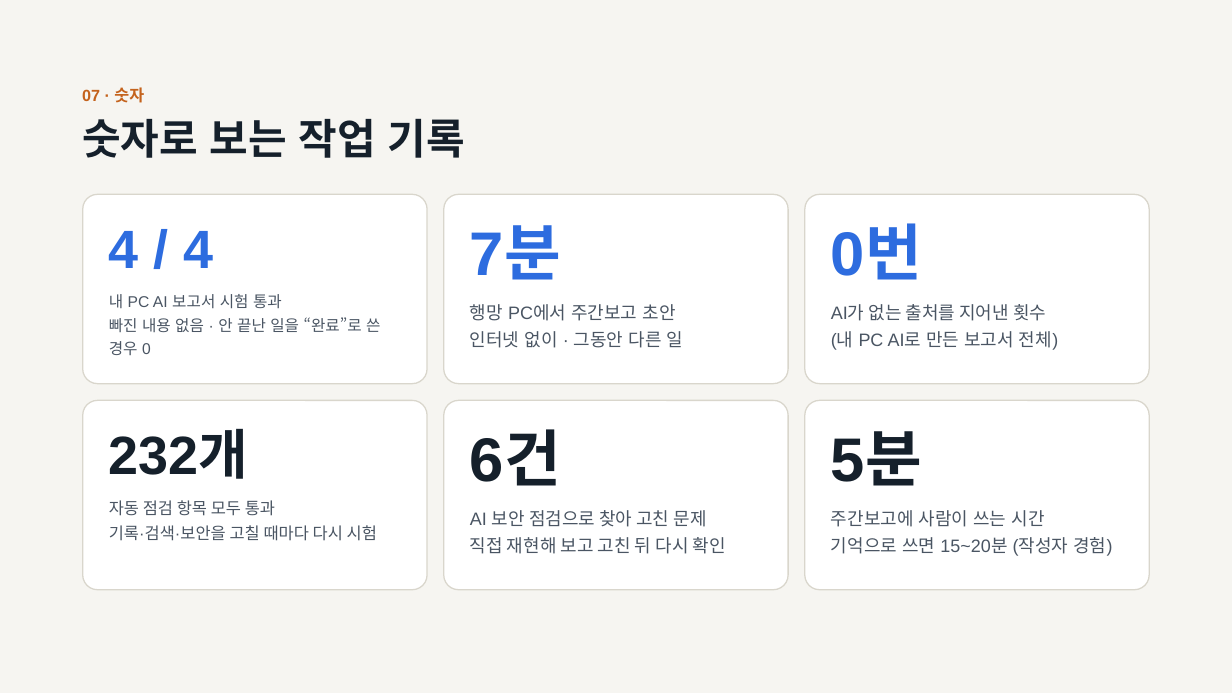
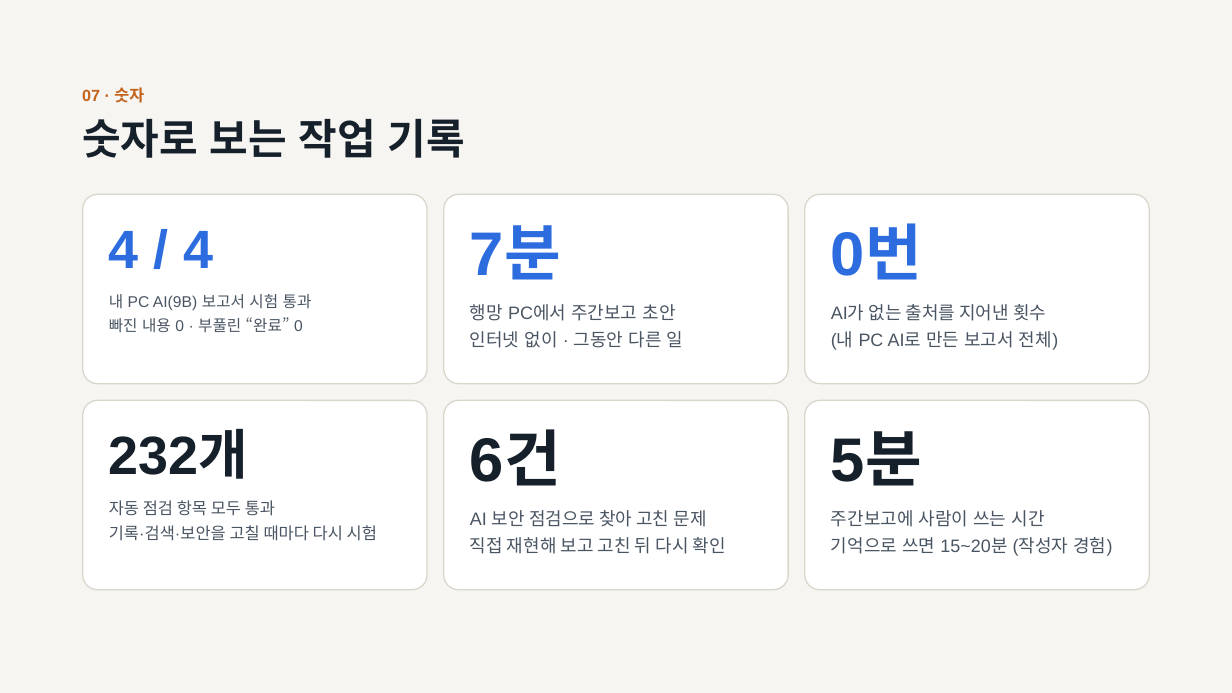
Before and after one commit to superokok/work-history, a slide deck: slide 10 of ppt/작업 기록 앱-(대인배)-v2.pptx (slide 9 before the commit). Drawn at 1232x693 pixels with LibreOffice and Linux fonts; fonts in the diff are those of the drawing. Boxes give left, top, right and bottom in pixels: in the first picture for what was removed or moved away, otherwise in the second. Text is boxed around its words. In the diff, an @@ line names an element or a change of style, - is before the commit and + after.

```diff
--- a/ppt/작업 기록 앱-(대인배)-v2.pptx
+++ b/ppt/작업 기록 앱-(대인배)-v2.pptx
@@ text at bbox=[109, 294, 312, 332]: text changed @@
-내 PC AI 보고서 시험 통과
-빠진 내용 없음 · 안 끝난 일을 “완료”로 쓴 경우 0
+내 PC AI(9B) 보고서 시험 통과
+빠진 내용 0 · 부풀린 “완료” 0
```
Also in this commit, not shown: 8 other slides changed.
